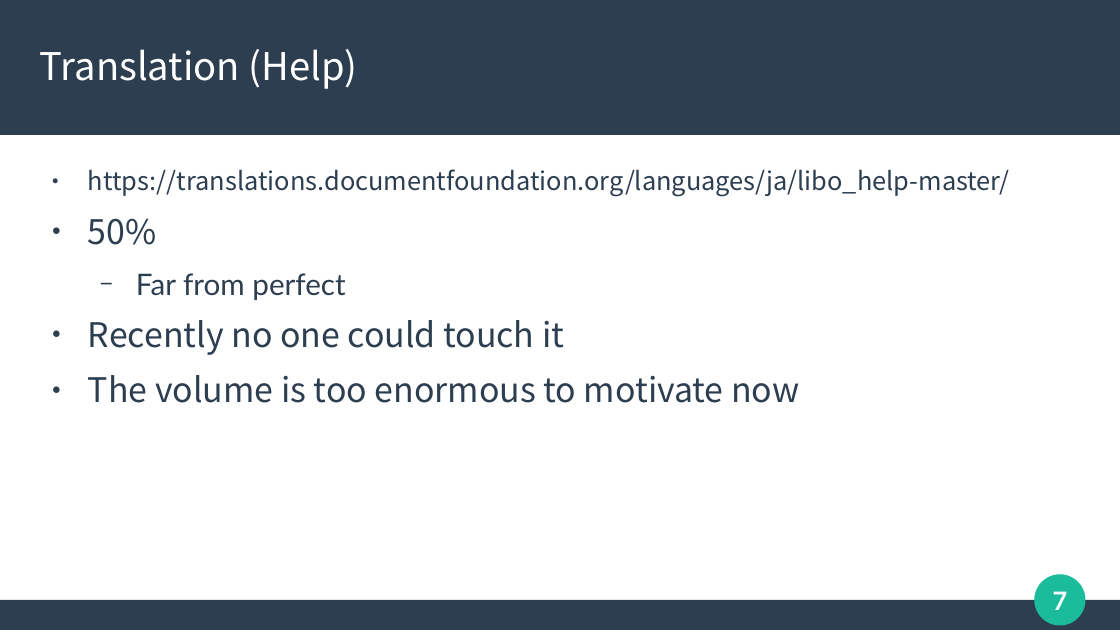
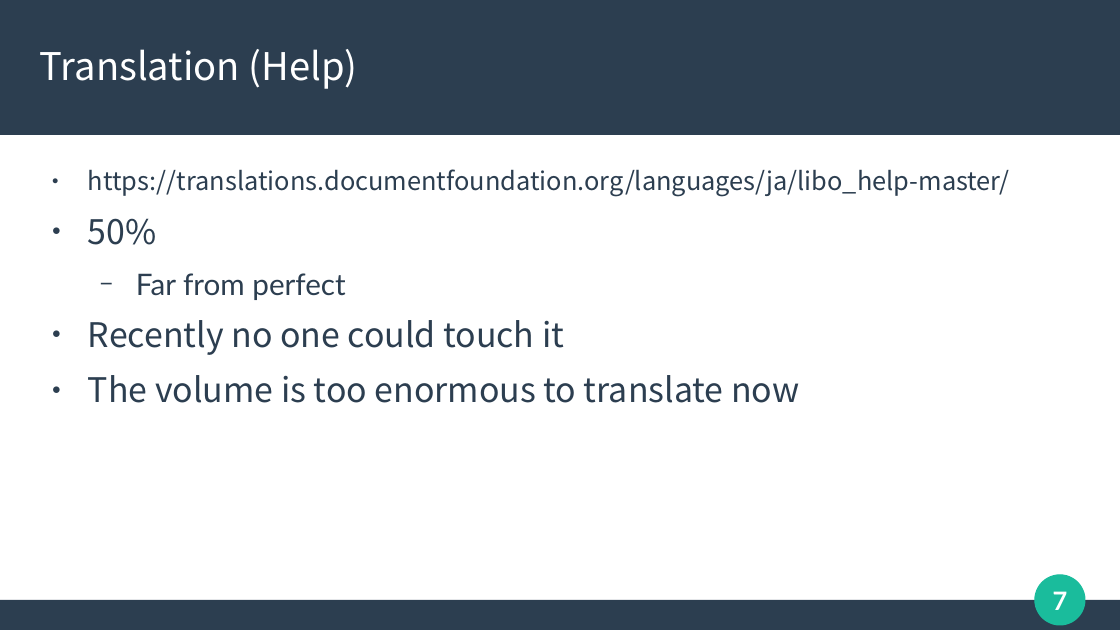
Before and after one commit to naruoga/presentations, a slide deck: slide 7 of 20231008-LOUCA2023-LibO-Japanese-Activities.odp. Drawn at 1120x630 pixels with LibreOffice and Linux fonts; fonts in the diff are those of the drawing. Boxes give left, top, right and bottom in pixels: in the first picture for what was removed or moved away, otherwise in the second. Text is boxed around its words. In the diff, an @@ line names an element or a change of style, - is before the commit and + after.

```diff
--- a/20231008-LOUCA2023-LibO-Japanese-Activities.odp
+++ b/20231008-LOUCA2023-LibO-Japanese-Activities.odp
@@ text at <box>88,375,799,403</box>: text changed @@
-● The volume is too enormous to motivate now
+● The volume is too enormous to translate now
```
Also in this commit, not shown: 10 other slides changed.
